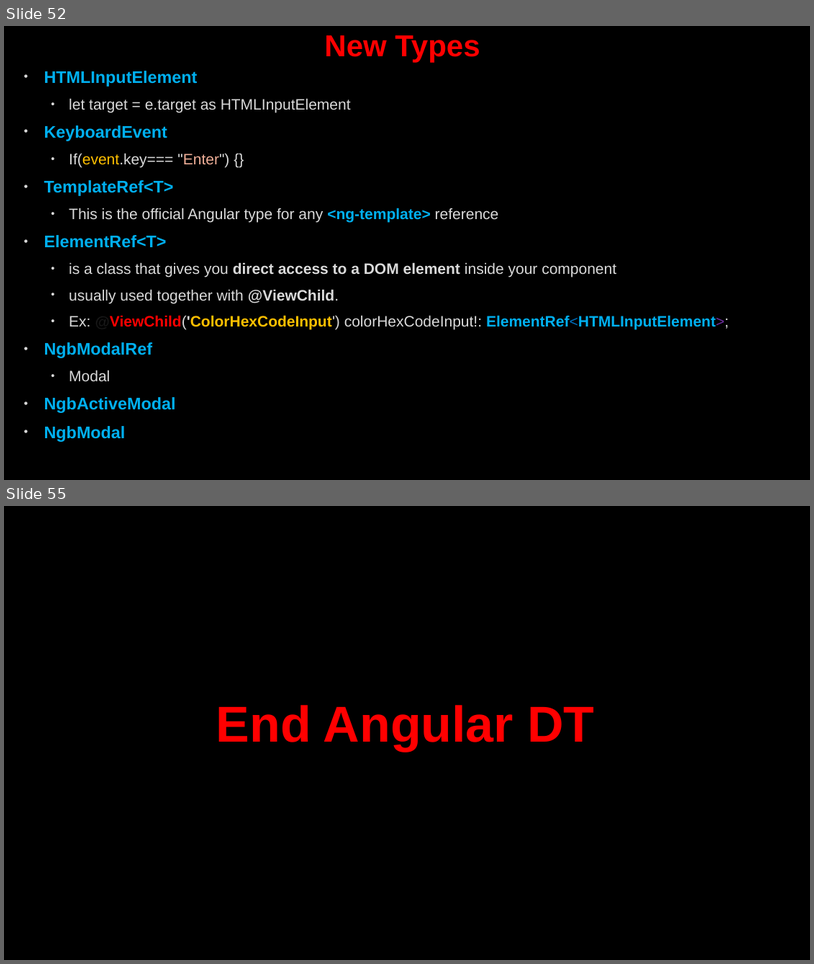
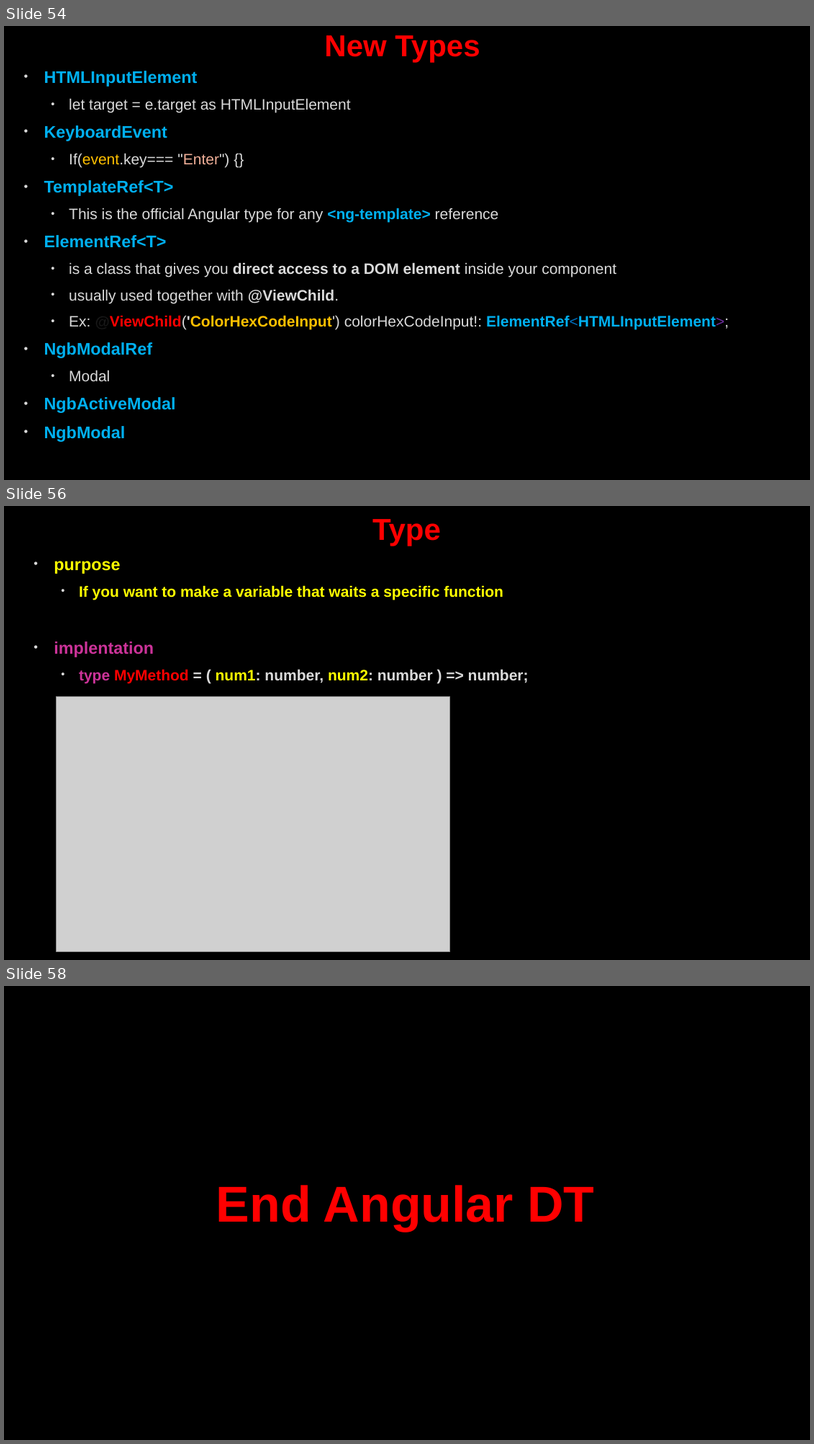
Before and after one commit to AhmedMohamedSamir1/Summary, a slide deck: Angular & type script/Angular.pptx. Shown one above the other, each under a label of ours: slides 52 and 55 before the commit, slides 54, 56 and 58 after it; the slides between them are not shown. The pictures are 814x964 and 814x1444 pixels, drawn with LibreOffice and Linux fonts; fonts in the diff are those of the drawing; grey boxes stand for pictures; background and template pictures are left out. Boxes give left, top, right and bottom in pixels: in the first picture for what was removed or moved away, otherwise in the second. Text is boxed around its words. In the diff, an @@ line names an element or a change of style, - is before the commit and + after.

```diff
--- a/Angular & type script/Angular.pptx
+++ b/Angular & type script/Angular.pptx
@@ slide 56 added at box(4, 506, 810, 960), background picture (left out) @@
@@ title added at box(373, 519, 441, 546), 36 pt, text #FF0000, bold @@
+Type
@@ text added at box(54, 561, 529, 683), 18 pt, text #FFFF00, bold @@
+• purpose
+  • If you want to make a variable that waits a specific function
+• implentation
+  • type MyMethod = ( num1: number, num2: number ) => number;
@@ picture added at box(57, 697, 450, 952) @@
@@ what was slide 52 is now slide 54 @@
@@ what was slide 55 is now slide 58 @@
```
Also in this commit, not shown: 7 slides changed, 6 other slides added, 1 slide removed.
